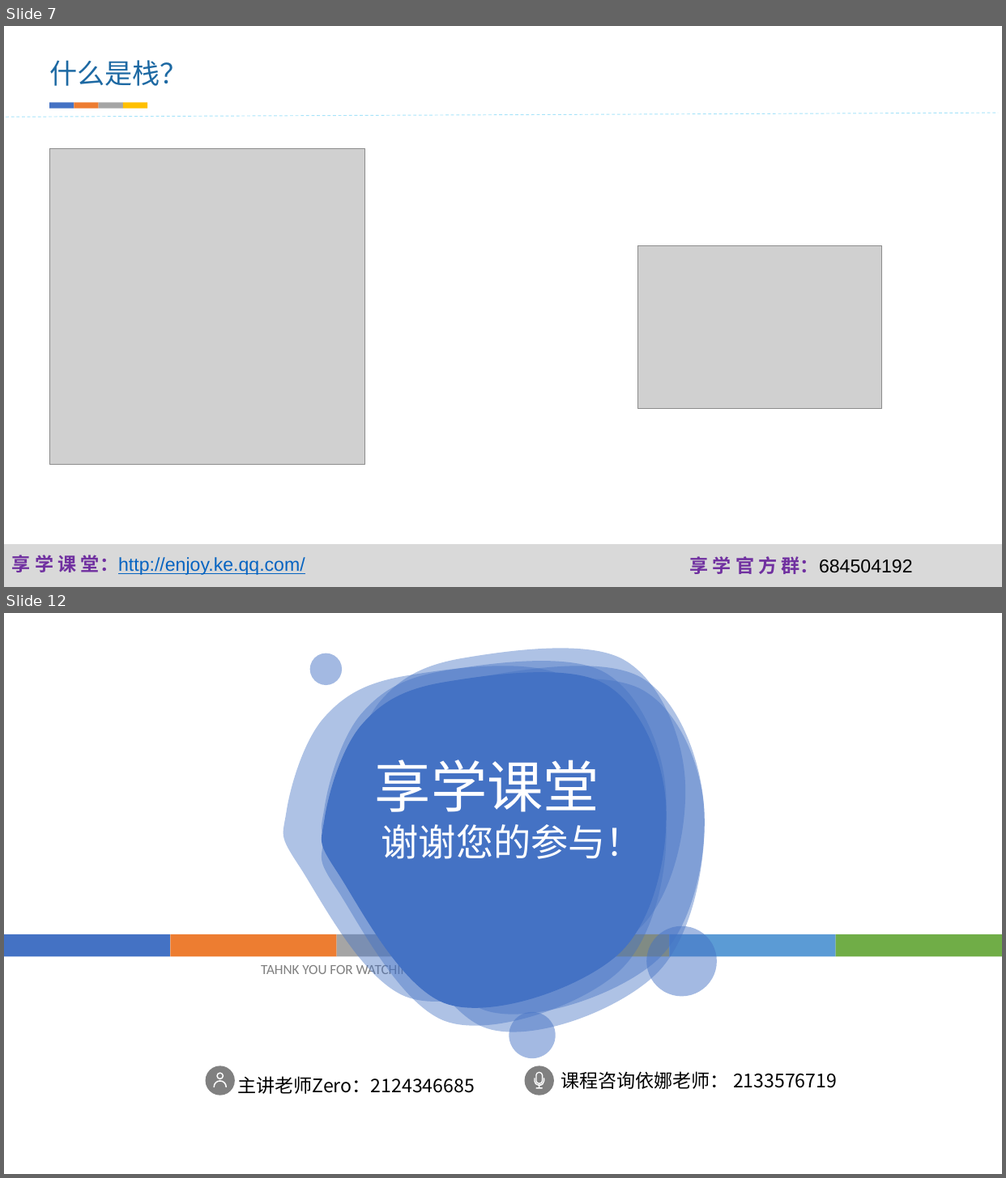
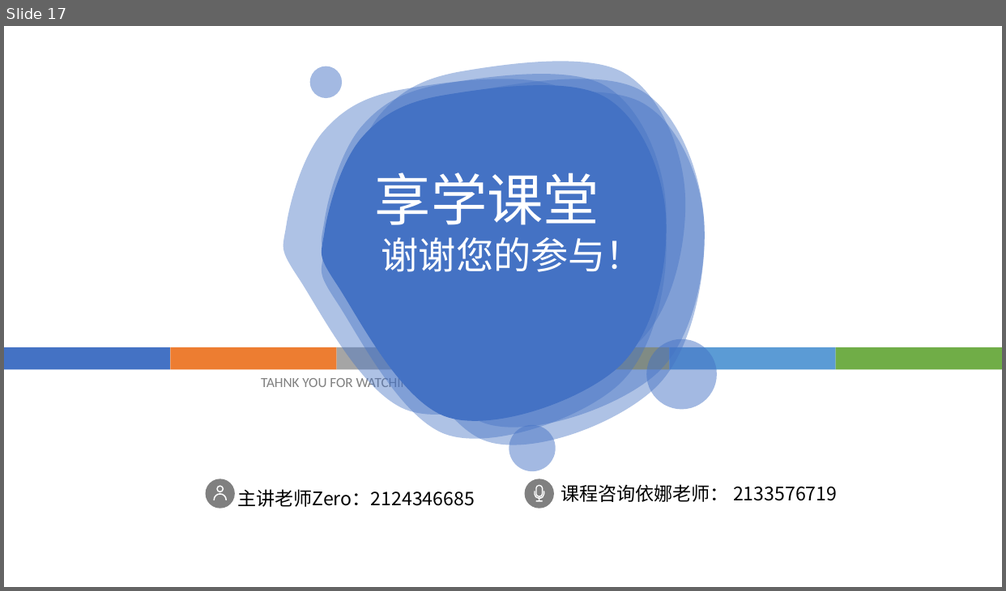
Before and after one commit to fanzhangvip/xiangxue, a slide deck: pre/Android Fragment爬坑记.pptx. Shown one above the other, each under a label of ours: slides 7 and 12 before the commit, slide 17 after it; the slides between them are not shown. The pictures are 1006x1178 and 1006x591 pixels, drawn with LibreOffice and Linux fonts; fonts in the diff are those of the drawing; grey boxes stand for pictures; background and template pictures are left out. Boxes give left, top, right and bottom in pixels: in the first picture for what was removed or moved away, otherwise in the second. Text is boxed around its words. In the diff, an @@ line names an element or a change of style, - is before the commit and + after.

```diff
--- a/pre/Android Fragment爬坑记.pptx
+++ b/pre/Android Fragment爬坑记.pptx
@@ slide 7 removed at [4, 26, 1002, 587], background #FFFFFF @@
@@ text removed at [49, 60, 188, 86] @@
-什么是栈？
@@ line removed from (4, 118) to (998, 113) @@
@@ group removed at [49, 102, 147, 109]: 4 rectangles @@
@@ picture removed at [49, 149, 365, 464] @@
@@ picture removed at [638, 246, 882, 409] @@
@@ rectangle removed at [4, 544, 1002, 587] @@
@@ text removed at [12, 555, 305, 575] @@
-享 学 课 堂：http://enjoy.ke.qq.com/
@@ text removed at [689, 557, 913, 574] @@
-享 学 官 方 群：684504192
@@ what was slide 12 is now slide 17 @@
```
Also in this commit, not shown: 3 slides changed, 10 slides added, 4 other slides removed, 35 other files.
